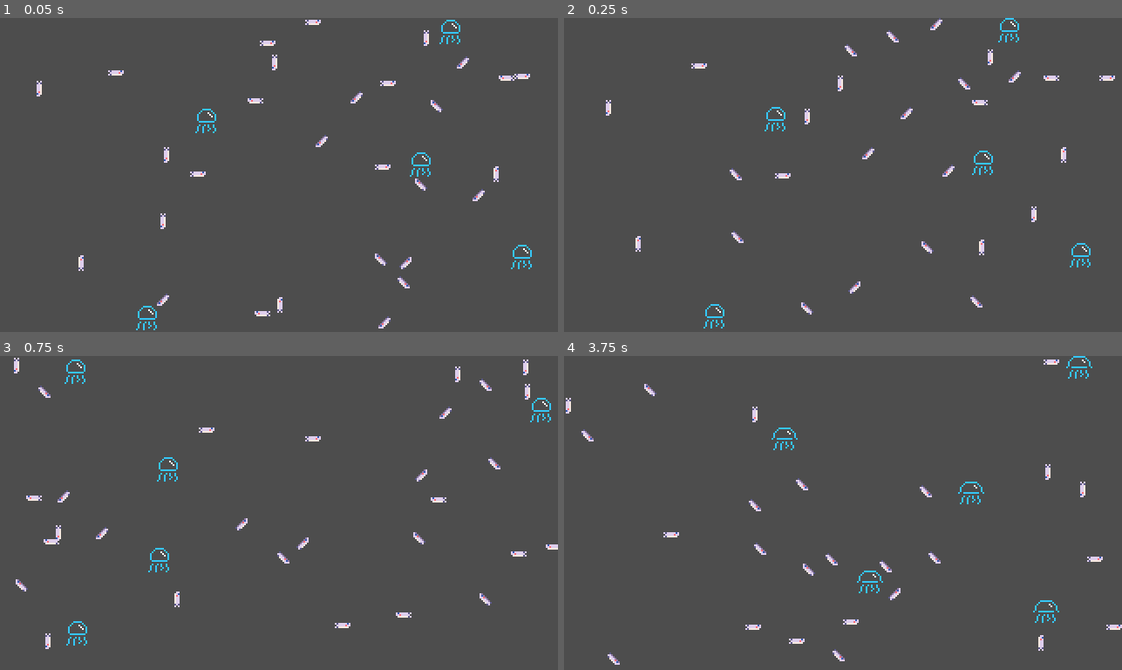
Above: before the commit, frames 1-4 (two rows, left to right).
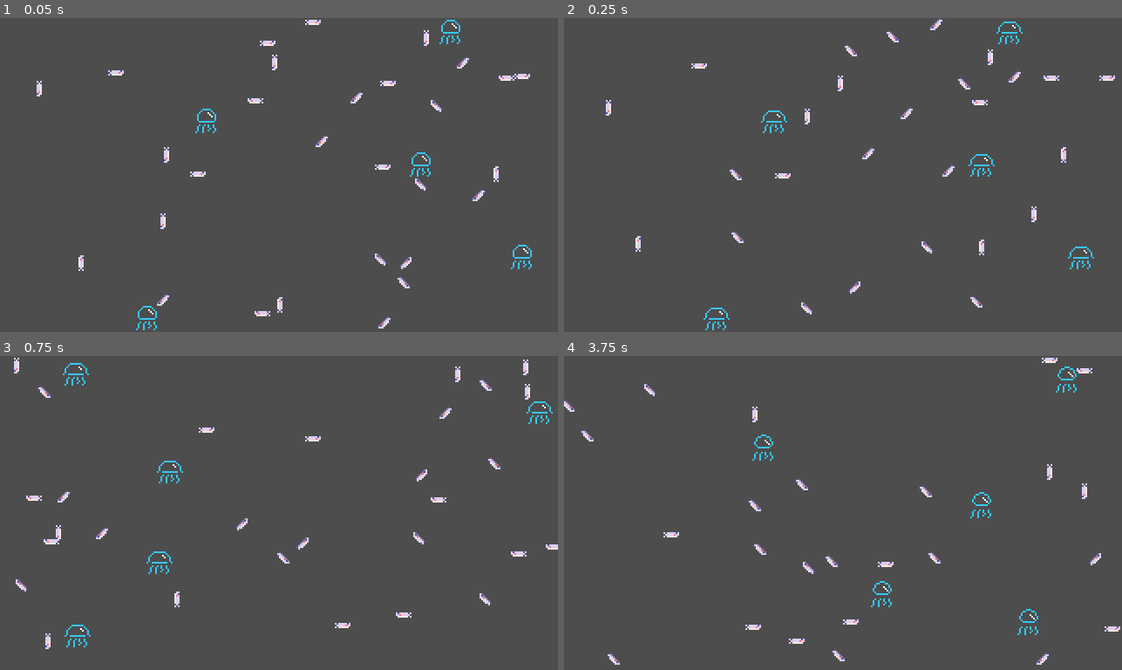
Above: after the commit, the same moments.

Repository: wickworks/jellyfishquarium
Game: Godot game, scene res://main.tscn
The game is run twice, just before and just after one commit, with the same random seed, the same clock (stepped at 60 frames per second) and the same inputs.
Inputs (mouse positions are in pixels of both pictures, inside the frame that each line leads up to):
- Up to frame 1 (0.05 s): no input
- Up to frame 2 (0.25 s): no input
- Up to frame 3 (0.75 s): tap Enter (ui_accept) at 0.5 s; move the mouse to (401, 497) at 0.52 s
- Up to frame 4 (3.75 s): tap Enter (ui_accept) at 0.77, 1.52, 3.02 s; move the mouse to (731, 528) at 1.27 s; move the mouse to (898, 443) at 2.02 s; move the mouse to (815, 575) at 2.77 s; move the mouse to (1010, 560) at 3.52 s

Frame 1 is identical in both runs. In frame 2, 0.7% of the frame differs, in the area x 25-95%, y 0-100%; in frame 3, 0.7%; in frame 4, 1.4%, in the area x 0-100%, y 0-99%.

Commit message:
Fix jellyfish anim

Diff:
--- a/entity/jellyfish.gd
+++ b/entity/jellyfish.gd
@@ -25,14 +25,12 @@
 
 func bloop() -> void:
 	bloop_tween = create_tween().set_trans(Tween.TRANS_CUBIC).set_ease(Tween.EASE_IN_OUT)
+	bloop_tween.tween_property($Sprite, 'frame', 1, 0.4)
 	bloop_tween.tween_property(self, 'accel', Vector2(randf_range(-0.1, 0.1), -ACCEL), 0.3)
-	bloop_tween.tween_property($Sprite, 'frame', 1, 0.4)
 	bloop_tween.parallel().tween_property($Sprite, 'frame', 3, 0.3)
 	bloop_tween.chain().tween_property(self, 'accel', Vector2(0.0, 0), 0.3)
 	bloop_tween.tween_property($Sprite, 'frame', 0, 0).set_delay(1.1)
-
 	bloop_tween.tween_interval(randf_range(3, 7))
-	bloop_tween.tween_property($Sprite, 'frame', 0, 0)
 	bloop_tween.tween_callback(bloop)
 
 func _ready() -> void:
